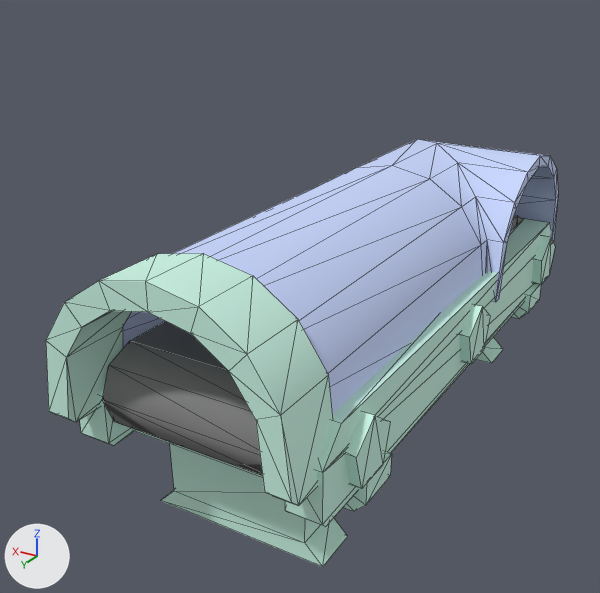
What one commit did to the FBX model Assets/ueda/Factory/factory_belt_left.FBX.
One viewpoint serves both versions: a 50 mm camera at (-1.8, 3.64, 2.45) aimed at (0.19, 0.32, 0.79). Arrows for +X, +Y and +Z are at lower left; the lights stay in place. Mesh edges are drawn as thin lines. Where no turn or scale is listed for an object, it has been applied to the vertices.

Names of what the first picture shows: 'factory_belt_left_base', 'factory_lbelt_left_belt'.
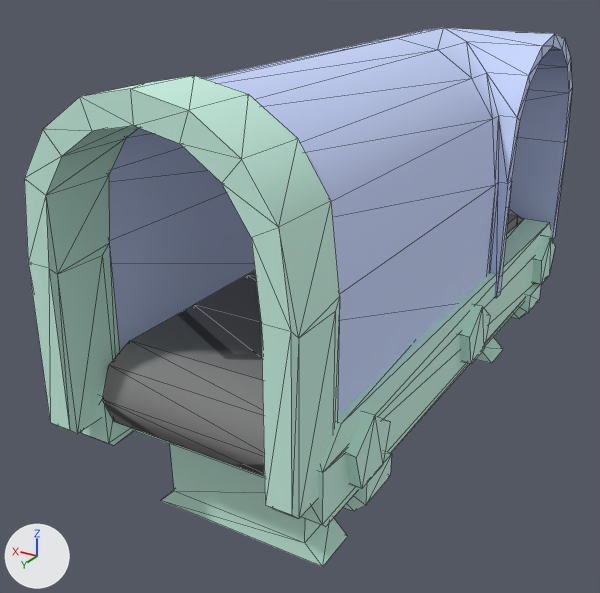
Where the change shows, as pixel boxes (x1, y1, x2, y2) in the pictures (600 x 593 px):
'factory_belt_left_base', reshaped (7% wider, 26% taller)
    before: (46, 139, 558, 567)
    after: (24, 28, 572, 567)
part 1 of me_mesh, rebuilt (6% wider, 41% taller)
    before: (123, 139, 558, 414)
    after: (109, 28, 572, 416)
part 2 of me_mesh, rebuilt (10% wider, 75% taller)
    before: (46, 253, 333, 506)
    after: (24, 75, 340, 519)

The change, as a list of edits to the scene's bpy script:
```text
Add mat_factory_belt_base:
    mat_factory_belt_base = principled_material('Factory_belt_base')
    mat_factory_belt_base.base_color = (0.596, 0.906, 0.784)  # green #cbf4e5
    mat_factory_belt_base.roughness = 0.778
Change me_mesh:
    used by ob_factory_belt_left_base; location = (0.0, 0.0, 0.0)
    remove me_mesh.from_pydata(...)  # 234 vertices, 396 faces; spans x -0.65..0.65, y -1.48..1.66, z 0.0..1.38
    add me_mesh.from_pydata(...)  # 266 vertices, 456 faces; spans x -0.65..0.65, y -1.48..1.66, z 0.0..2.02
    me_mesh part 1: the loose piece of 72 vertices spanning x -0.61..0.56, y -1.48..1.62, z 0.69..1.36 is rebuilt with 88 vertices and now spans x -0.61..0.56, y -1.48..1.62, z 0.71..2.0
    me_mesh part 2: the loose piece of 44 vertices spanning x -0.58..0.58, y 1.34..1.66, z 0.65..1.38 is rebuilt with 60 vertices and now spans x -0.58..0.58, y 1.34..1.66, z 0.59..2.02, in mat_factory_belt_base (green #cbf4e5)
    add me_mesh.materials.append(mat_factory_belt_base)  # green #cbf4e5
```
